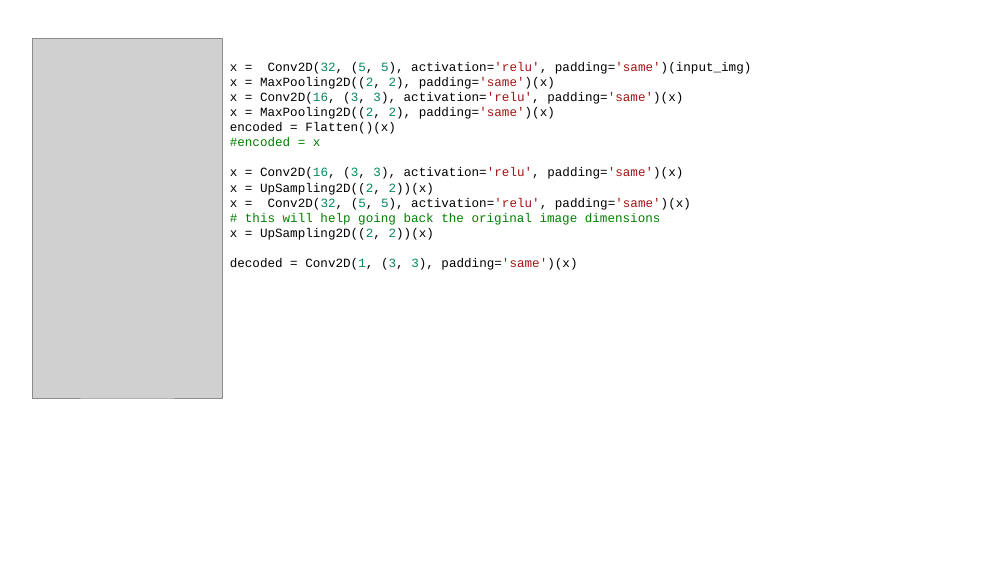
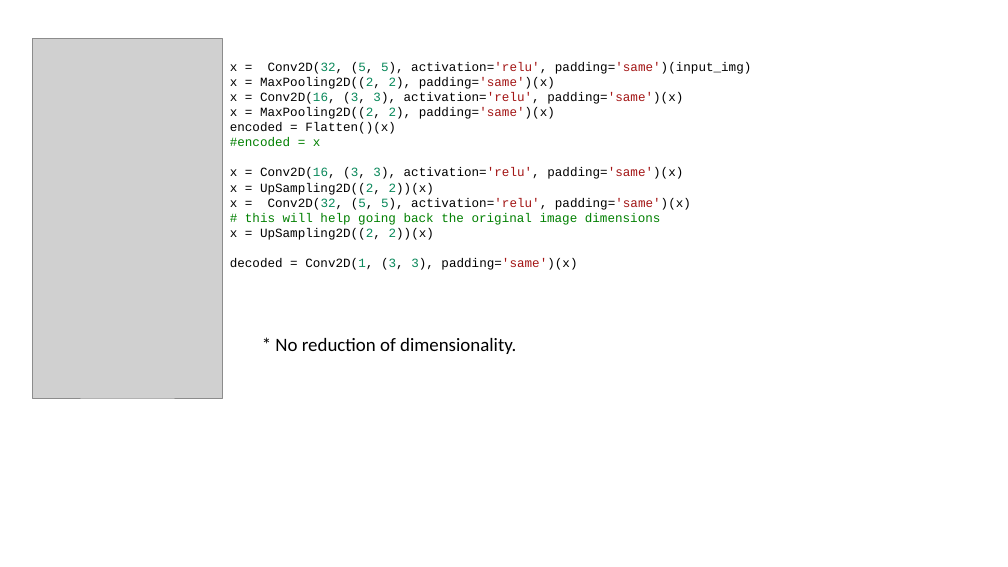
Before and after one commit to leonore/deep-learning-for-immune-cells, a slide deck: slide 2 of data/autoencoder_tuning.pptx. Drawn at 1008x567 pixels with LibreOffice and Linux fonts; fonts in the diff are those of the drawing; grey boxes stand for pictures. Boxes give left, top, right and bottom in pixels: in the first picture for what was removed or moved away, otherwise in the second. Text is boxed around its words. In the diff, an @@ line names an element or a change of style, - is before the commit and + after.

```diff
--- a/data/autoencoder_tuning.pptx
+++ b/data/autoencoder_tuning.pptx
@@ text added at (275,338,516,354), 18 pt, text #000000 @@
+* No reduction of dimensionality.
```
Also in this commit, not shown: 3 slides added, 2 other files.
